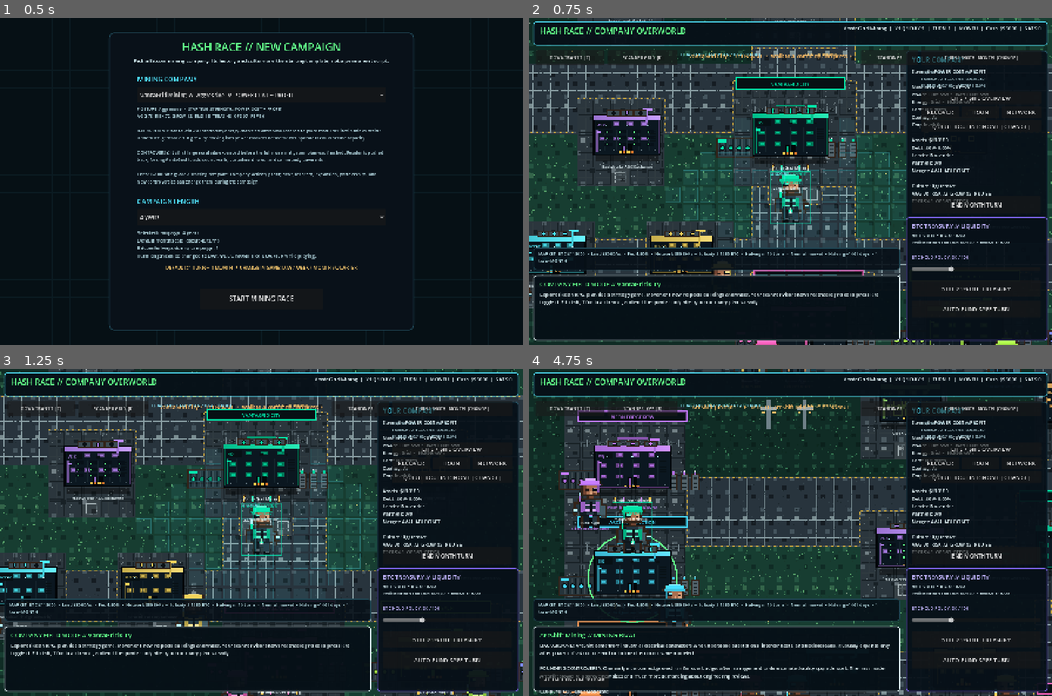
Above: before the commit, frames 1-4 (two rows, left to right).
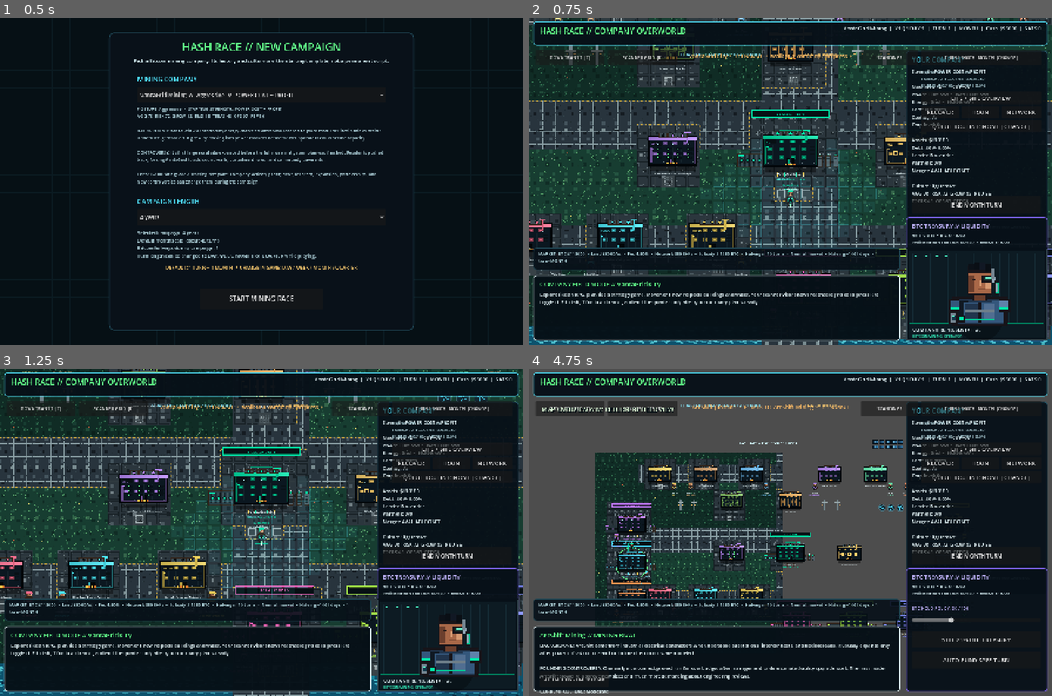
Above: after the commit, the same moments.

Repository: 1freetech/HashRace
Game: Godot game, scene res://scenes/campaign_setup.tscn
Same seed, same stepped clock (60 frames per second), same inputs: the game is played once before the commit and once after it.
Inputs (mouse positions are in pixels of both pictures, inside the frame that each line leads up to):
- Up to frame 1 (0.5 s): no input
- Up to frame 2 (0.75 s): click "START MINING RACE" at 0.5 s
- Up to frame 3 (1.25 s): no input
- Up to frame 4 (4.75 s): tap E at 1.25, 1.35, 2, 2.75, 3.5 s; move the mouse to (905, 516) at 1.27 s; hold D 1.28-2.03 s; click (905, 516) at 1.42 s; tap Space at 1.52, 2.27, 3.77, 4.52 s; move the mouse to (685, 548) at 2.02 s; hold S 2.03-2.78 s; tap Enter at 2.1 s; move the mouse to (842, 460) at 2.77 s; hold D 2.78-3.53 s; tap R at 2.85 s; move the mouse to (764, 597) at 3.52 s; hold W 3.53-4.28 s; tap T at 3.6 s; click (764, 597) at 3.67 s; move the mouse to (947, 581) at 4.27 s; hold A from 4.28 s (still down); tap M at 4.35 s

Frame 1 is identical in both runs. In frame 2, 25% of the frame differs, in the area x 0-100%, y 0-100%; in frame 3, 26%; in frame 4, 40%.

Commit message:
v0.034: route live world through visual scale layer

Diff:
--- a/Godot/scenes/world.tscn
+++ b/Godot/scenes/world.tscn
@@ -1,7 +1,7 @@
 [gd_scene load_steps=3 format=3]
 
-; world_visual_detail.gd -> world_burnout.gd -> world_life_ops.gd -> world_league_standings.gd -> world_company_effects.gd preserves the league, life, company effects, flexible time, RPG, mining simulation, and visual-detail inheritance chain.
-[ext_resource path="res://scripts/world_visual_detail.gd" type="Script" id="1_world"]
+; world_visual_scale.gd -> world_visual_detail.gd -> world_burnout.gd -> world_life_ops.gd -> world_league_standings.gd -> world_company_effects.gd preserves the league, life, company effects, flexible time, RPG, mining simulation, detailed pixel rendering, mathematically scaled map representatives, and the talk-portrait/map-view layer.
+[ext_resource path="res://scripts/world_visual_scale.gd" type="Script" id="1_world"]
 [ext_resource path="res://scripts/live_treasury_controls.gd" type="Script" id="2_treasury"]
 
 [node name="HashRaceRPGStrategyWorld" type="Node2D"]
@@ -36,5 +36,5 @@
 offset_bottom = 500.0
 theme_override_colors/font_color = Color(0.745, 0.91, 0.94, 1)
 theme_override_font_sizes/font_size = 16
-text = "Building mining towns, league standings, life + operations, burnout risk, scanner navigation, flexible turns, dynamic company personalities, material rating effects, strategy UI, collision grid, and deta …(101 unchanged characters)…
+text = "Building mining towns, proportional map-scale representatives, large talk portraits, map overview, league standings, life + operations, scanner navigation, flexible turns, dynamic company personalities, strategy UI, collision grid, and deta …(101 unchanged characters)…
 horizontal_alignment = 1
